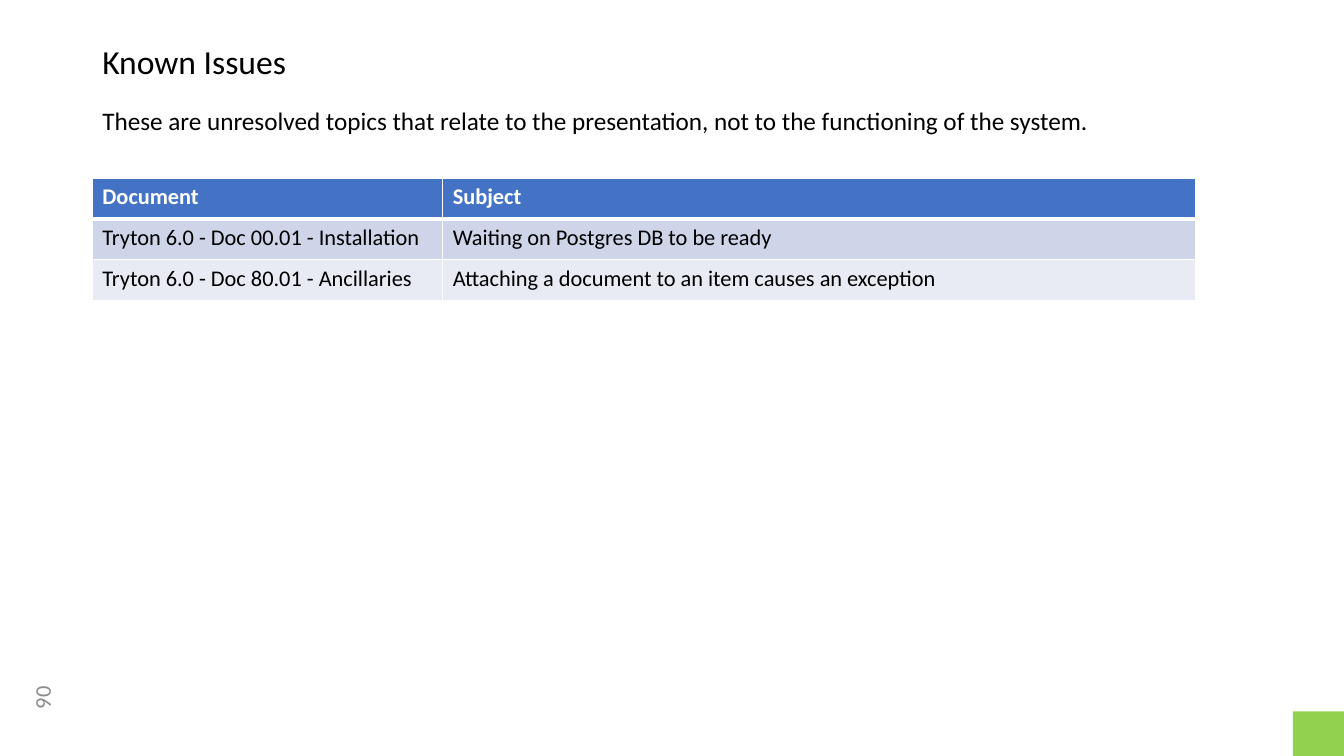
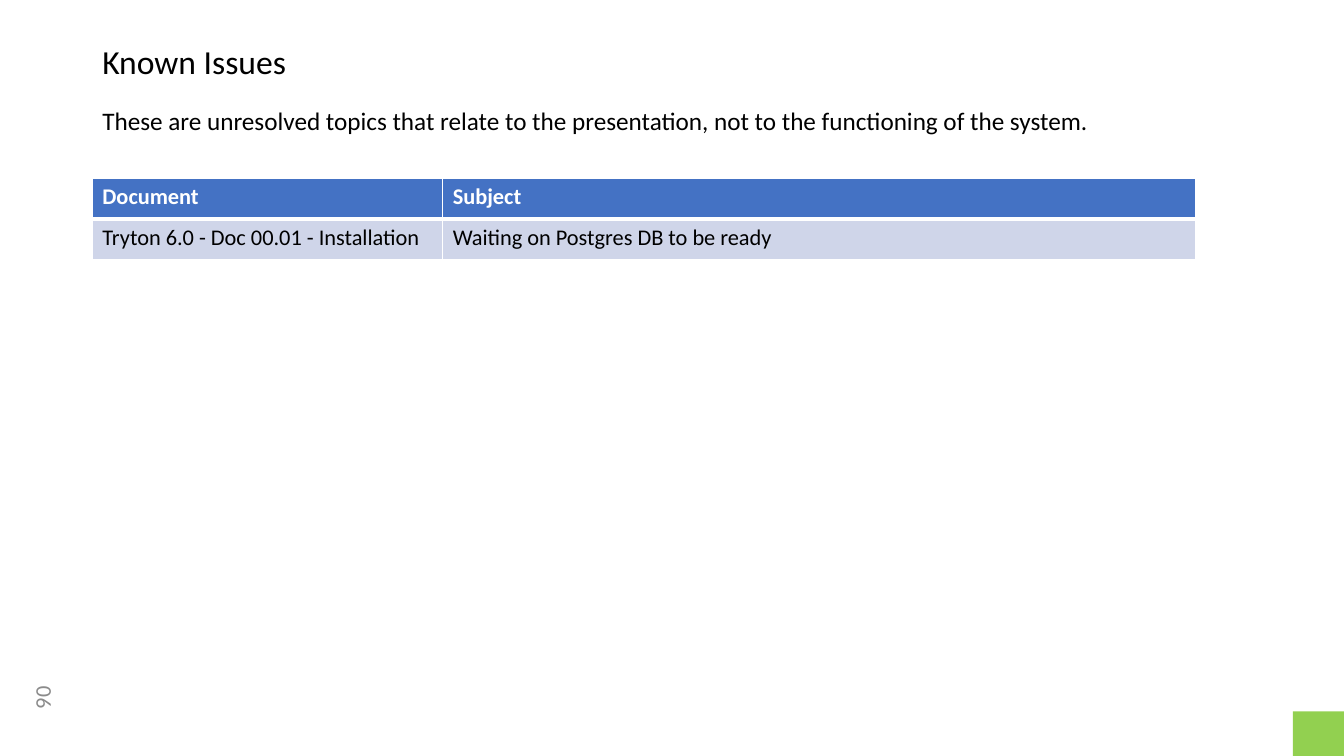
Before and after one commit to clixwise/tryton-by-example, a slide deck: slide 90 of Tryton 6.0 - Doc 00.01 - Installation & administration.pptx. Drawn at 1344x756 pixels with LibreOffice and Linux fonts; fonts in the diff are those of the drawing. Boxes give left, top, right and bottom in pixels: in the first picture for what was removed or moved away, otherwise in the second. Text is boxed around its words. In the diff, an @@ line names an element or a change of style, - is before the commit and + after.

```diff
--- a/Tryton 6.0 - Doc 00.01 - Installation & administration.pptx
+++ b/Tryton 6.0 - Doc 00.01 - Installation & administration.pptx
@@ table at [93,178,1197,260] @@
-row 3: Tryton 6.0 - Doc 80.01 - Ancillaries | Attaching a document to an item causes an exception
```
Also in this commit, not shown: 1 other file.
